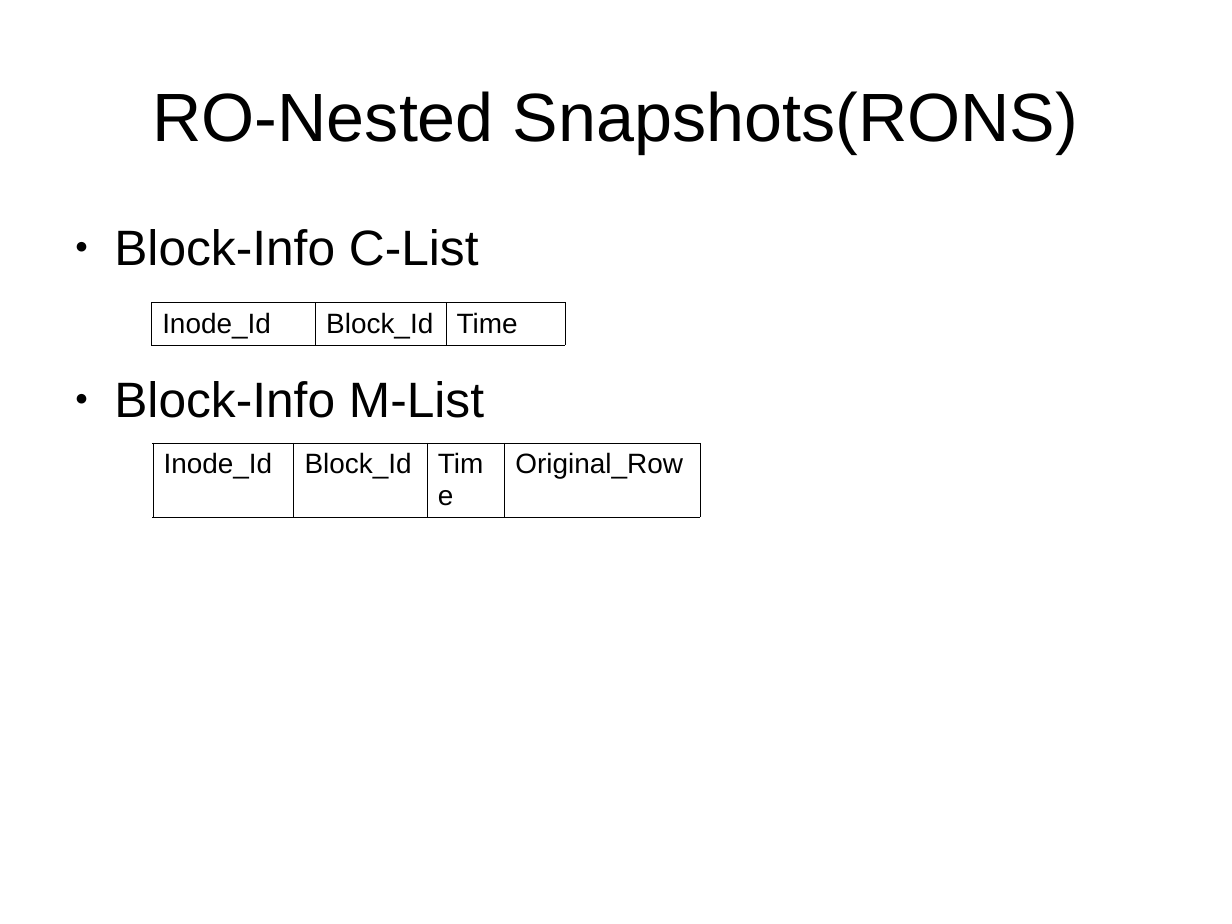
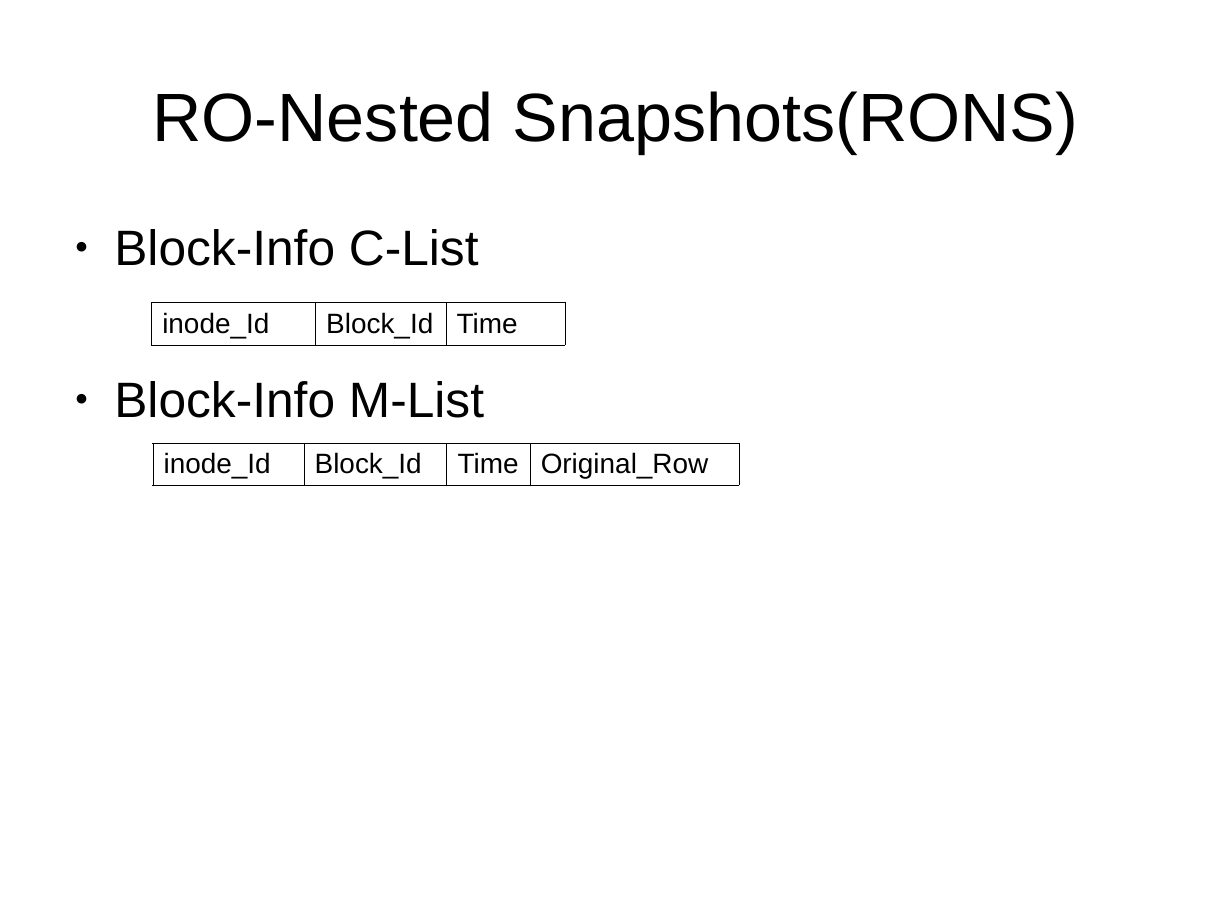
Before and after one commit to pushparajxa/Thesis-Presentation, a slide deck: slide 18 of Final_Presentation.odp (slide 26 before the commit). Drawn at 1232x924 pixels with LibreOffice and Linux fonts; fonts in the diff are those of the drawing. Boxes give left, top, right and bottom in pixels: in the first picture for what was removed or moved away, otherwise in the second. Text is boxed around its words. In the diff, an @@ line names an element or a change of style, - is before the commit and + after.

```diff
--- a/Final_Presentation.odp
+++ b/Final_Presentation.odp
@@ table at <box>151,303,566,345</box> @@
-row 1, column 1: Inode_Id
+row 1, column 1: inode_Id
@@ table at <box>153,443,739,485</box> @@
-row 1, column 1: Inode_Id
+row 1, column 1: inode_Id
@@ table: place and size @@
-table at <box>153,443,700,517</box>
+table at <box>153,443,739,485</box>
```
Also in this commit, not shown: 16 other slides changed, 5 slides added, 22 slides removed, 5 other files.
